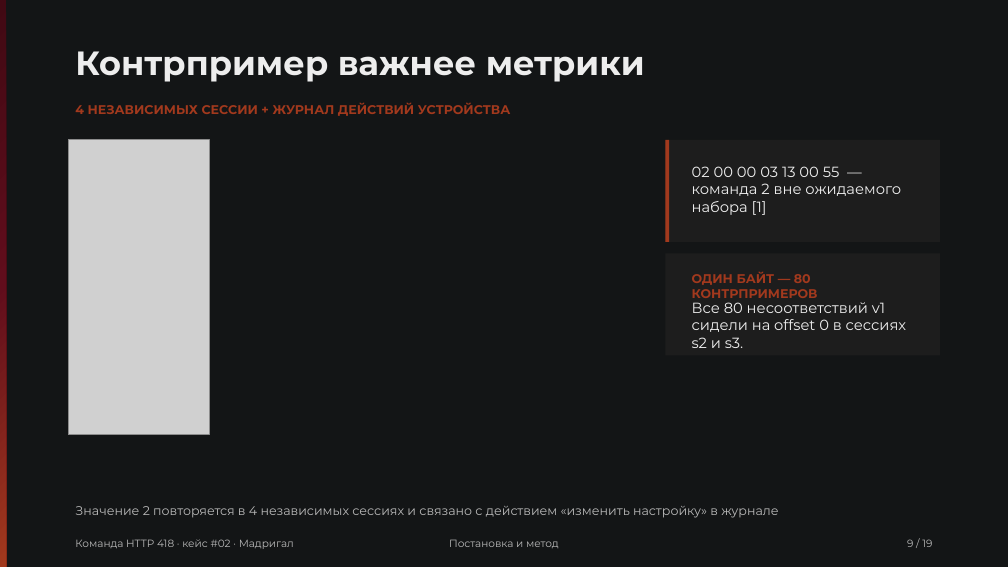
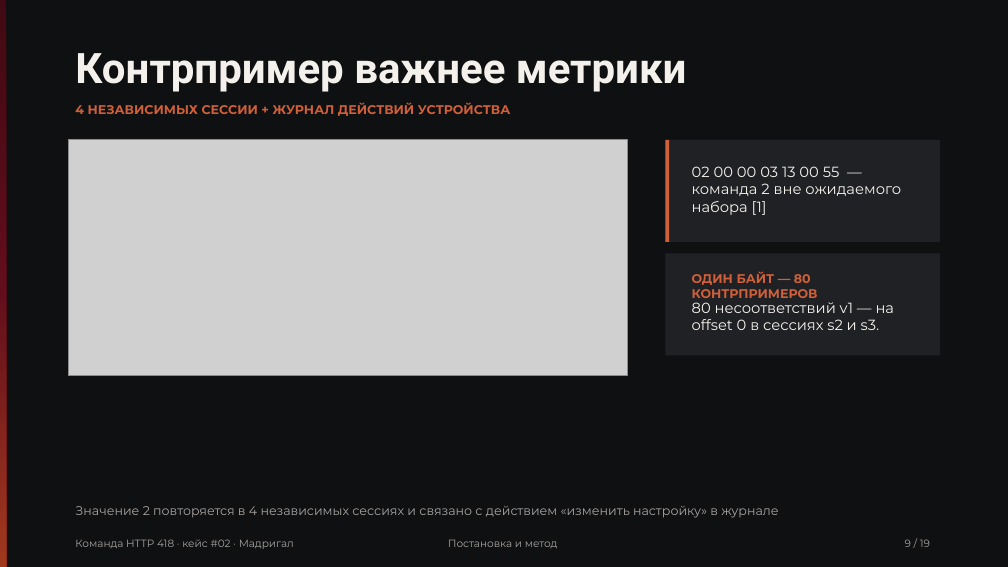
Before and after one commit to Pavel1778/madrigal-protocol-lab, a slide deck: slide 9 of presentation/slides.pptx. Drawn at 1008x567 pixels with LibreOffice and Linux fonts; fonts in the diff are those of the drawing; grey boxes stand for pictures. Boxes give left, top, right and bottom in pixels: in the first picture for what was removed or moved away, otherwise in the second. Text is boxed around its words. In the diff, an @@ line names an element or a change of style, - is before the commit and + after.

```diff
--- a/presentation/slides.pptx
+++ b/presentation/slides.pptx
@@ rectangle at (0, 0, 1008, 567): fill #131516 to #0E1011 @@
@@ text "Контрпример важнее метрики" at (75, 53, 687, 92): size 32 to 40 pt, font Montserrat to Roboto, text colour #EDEDED to #F4F1EC @@
@@ text "4 НЕЗАВИСИМЫХ СЕССИИ + ЖУРНАЛ ..." at (75, 102, 510, 116): text colour #A2391D to #D0603A @@
@@ picture: place and size @@
-picture at (68, 140, 209, 435)
+picture at (68, 140, 628, 376)
@@ rectangle at (665, 140, 940, 242): fill #1D1D1D to #1F2124 @@
@@ rectangle at (665, 140, 669, 242): fill #A2391D to #D0603A @@
@@ rectangle at (665, 253, 940, 355): fill #1D1D1D to #1F2124 @@
@@ text "ОДИН БАЙТ — 80 КОНТРПРИМЕРОВ" at (692, 271, 818, 298): text colour #A2391D to #D0603A @@
@@ text at (692, 302, 894, 330): text changed; text colour #EDEDED to #F4F1EC @@
-Все 80 несоответствий v1 сидели на offset 0 в сессиях s2 и s3.
+80 несоответствий v1 — на offset 0 в сессиях s2 и s3.
@@ text colour #B8B8B8 to #A8A29E in 4 elements at (75, 506, 778, 518), (75, 539, 294, 549), (448, 539, 558, 548), (905, 539, 930, 547) @@
```
Also in this commit, not shown: 18 other slides changed, 40 other files.
